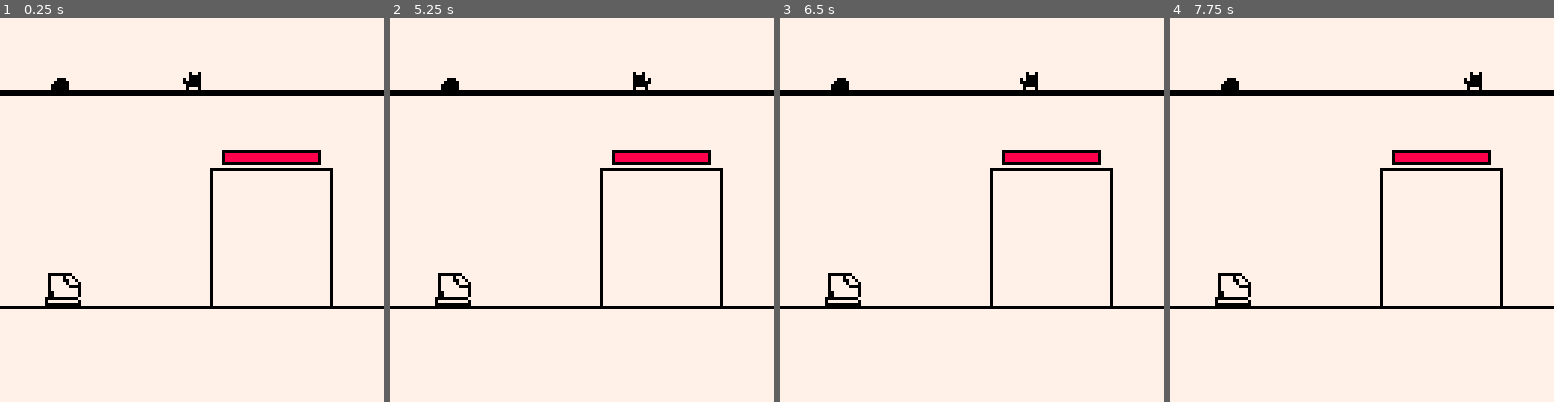
Above: before the commit, frames 1-4 (left to right).
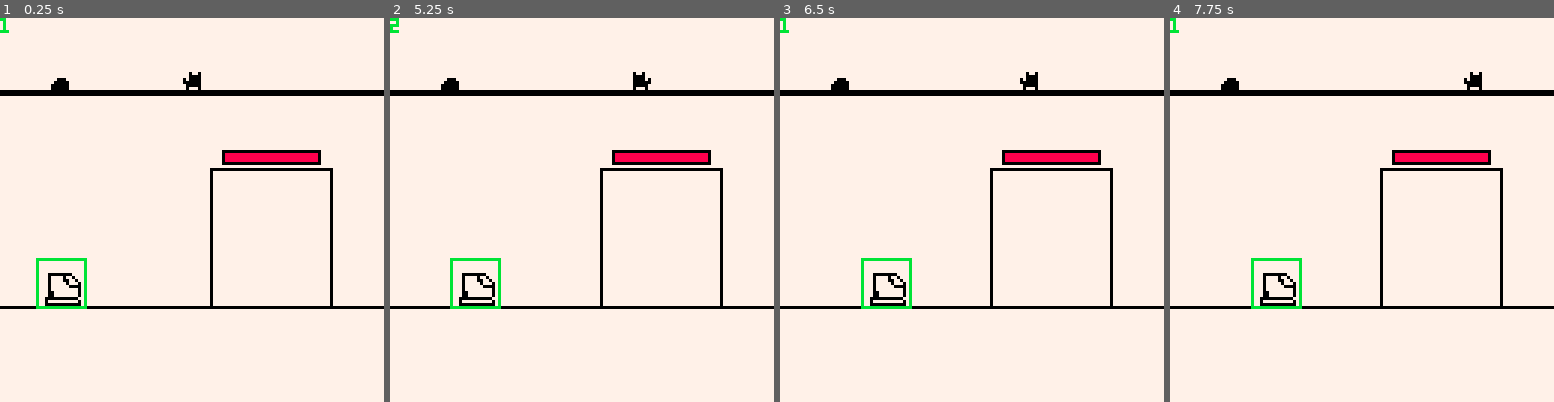
Above: after the commit, the same moments.

Repository: Arche-san/retrocat
Game: PICO-8 cartridge retrocat.p8
Same seed, same stepped clock (60 frames per second), same inputs: the game is played once before the commit and once after it.
Inputs:
- Up to frame 1 (0.25 s): no input
- Up to frame 2 (5.25 s): tap X (X key) at 0.33, 1.07, 1.85, 2.97, 4.08, 5.2 s; tap O (Z key) at 0.7, 1.7, 2.1, 2.5, 2.9, 3.3, 3.7, 4.1, 4.5, 4.9 s; hold Right 1.6-2.1 s; hold Right 2.47-3.03 s; hold Left 3.08-3.58 s; hold Right 4.02-4.68 s; hold Left from 5.08 s (still down)
- Up to frame 3 (6.5 s): tap O (Z key) at 5.3, 5.7, 6.1 s; release Left at 5.68 s; hold Right from 6.08 s (still down); tap X (X key) at 6.32 s
- Up to frame 4 (7.75 s): tap O (Z key) every 0.4 s from 6.5 to 7.7 s; release Right at 6.58 s; hold Right 6.63-7.13 s; tap X (X key) at 7.43 s; hold Right from 7.5 s (still down)

The runs differ from the first frame. In frame 1, 0.4% of the frame differs, in the area x 0-23%, y 0-76%; in frame 2, 1.0%; in frame 3, 1.1%, in the area x 0-35%, y 0-76%; in frame 4, 1.1%.

Commit message:
demolisher state machine first tests + rock interaction with demolisher

Diff:
--- a/retrocat.p8
+++ b/retrocat.p8
@@ -104,14 +104,6 @@
  }
 end
 
-function collide_with_building(x,y)
- return x >= 70 and x <= 110 and y >=50 and y <= 96
-end
-
-function building_hit(b, damage)
- b.life -= damage
-end
-
 function building_update(b)
 end
 
@@ -130,20 +122,107 @@
  end
 end
 
+function building_hit(b, damage)
+ b.life -= damage
+end
+
+function collide_with_building(x,y)
+ return x >= 70 and x <= 110 and y >=50 and y <= 96
+end
+
 -->8
 -- demolisher
+demolisher_state_idle = 1
+demolisher_state_move = 2
+demolisher_state_loading = 3
+demolisher_state_attack = 4
+demolisher_state_stun = 5
+
 function demolisher_init()
  return {
   x = 20,
-  y = 96,
+  y = ground_y,
+  cx = -8,
+  cy = -16,
+  cw = 16,
+  ch = 16,
+  state = demolisher_state_idle,
+  state_time = 0
  }
 end
 
 function demolisher_update(d)
+ local state = d.state
+ local state_time = d.state_time
+
+ state_time += 1
+ d.state_time = state_time
+
+ if state == demolisher_state_idle then
+  if(state_time >= 300) demolisher_move(d)
+
+ elseif state == demolisher_state_move then
+  d.x += 0.5
+  if(d.x >= 40) demolisher_loading(d)
+  if(state_time >= 30) demolisher_idle(d)
+
+ elseif state == demolisher_state_loading then
+  if(state_time >= 300) demolisher_attack(d)
+
+ elseif state == demolisher_state_attack then
+  if(state_time >= 180) demolisher_loading(d)
+
+ elseif state == demolisher_state_stun then
+  d.x -= 1
+  if(state_time >= 30) demolisher_idle(d)
+ end
+
 end
 
 function demolisher_draw(d)
  spr(3, d.x-8, d.y-16, 2, 2)
+
+ local cx_start = d.x + d.cx
+ local cx_end = cx_start + d.cw
+ local cy_start = d.y + d.cy
+ local cy_end = cy_start + d.ch
+ rect(cx_start, cy_start, cx_end, cy_end, 11)
+
+ print(d.state, 0, 0)
+end
+
+function demolisher_idle(d)
+ demolisher_setstate(d, demolisher_state_idle)
+end
+
+function demolisher_move(d)
+ demolisher_setstate(d, demolisher_state_move)
+end
+
+function demolisher_loading(d)
+ demolisher_setstate(d, demolisher_state_loading)
+end
+
+function demolisher_attack(d)
+ building_hit(building, 10)
+ demolisher_setstate(d, demolisher_state_attack)
+end
+
+function demolisher_stun(d)
+ demolisher_setstate(d, demolisher_state_stun)
+end
+
+function demolisher_setstate(d, state)
+ d.state = state
+ d.state_time = 0
+end
+
+function collide_with_demolisher(d,x,y)
+ local cx_start = d.x + d.cx
+ local cx_end = cx_start + d.cw
+ local cy_start = d.y + d.cy
+ local cy_end = cy_start + d.ch
+ return x >= cx_start and x <= cx_end and y >= cy_start and y <= cy_end
 end
 
 -->8
@@ -171,6 +250,9 @@
   if collide_with_building(r.x, r.y) then
    building_hit(building, rock_damage)
    destroy = true
+  elseif collide_with_demolisher(demolisher, r.x, r.y) then
+   demolisher_stun(demolisher)
+   destroy = true
   elseif r.y > ground_y then
    destroy = true
   end
@@ -181,8 +263,8 @@
 
  elseif r.state == rock_state_push then
   r.x += r.push_dir * rock_push_force
-  r.push_time -= 1
-  if (r.push_time <= 0) r.state = 0
+  r.push_time += 1
+  if (r.push_time >= rock_push_time) r.state = 0
  end
 
  if(r.x > 124) r.x = 124
@@ -191,7 +273,7 @@
 
 function rock_push(r, dir)
  r.push_dir = dir
- r.push_time = rock_push_time
+ r.push_time = 0
  r.state = rock_state_push
 end
 
